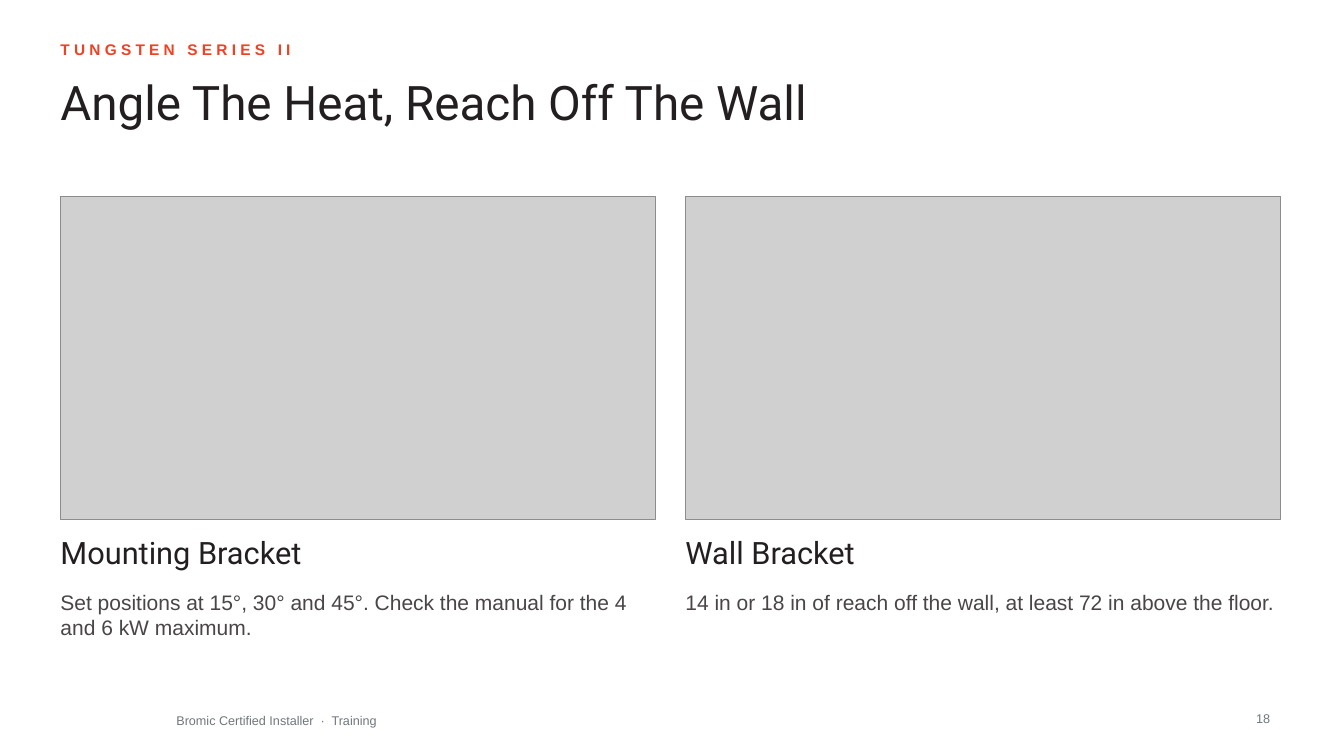
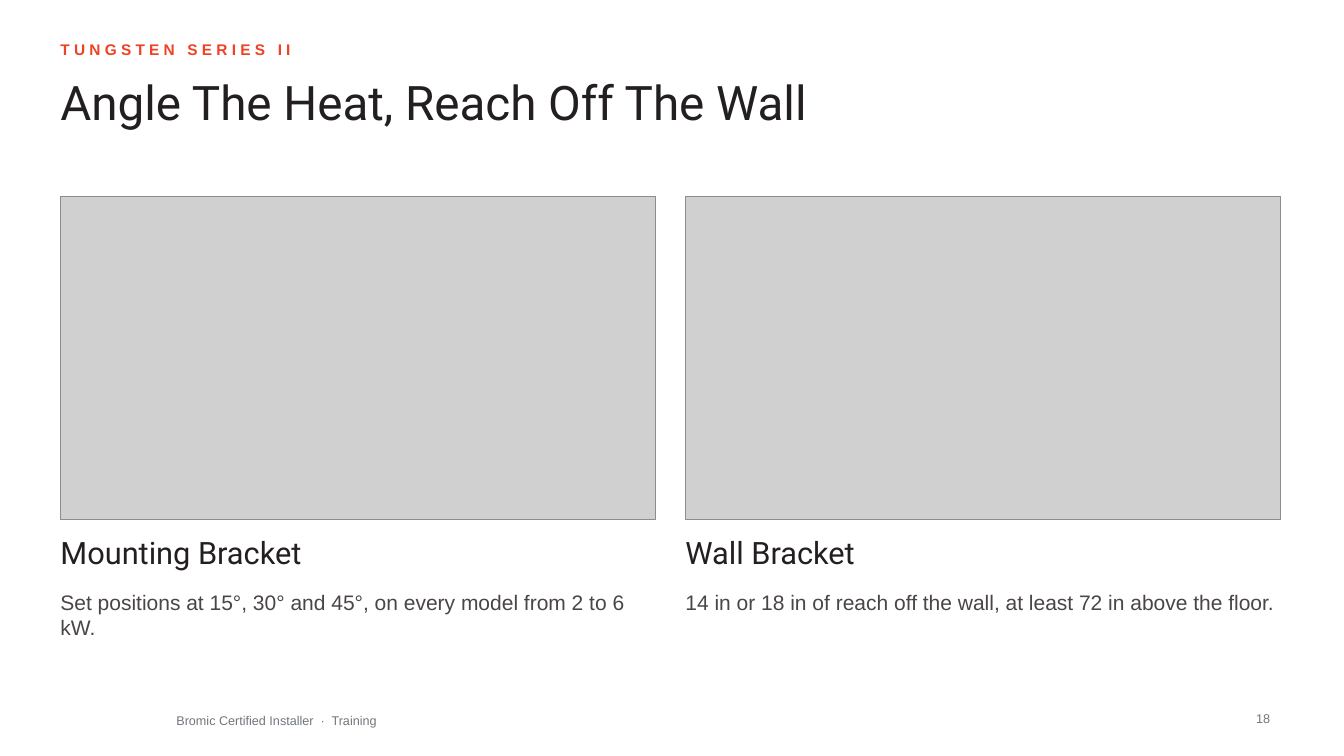
Before and after one commit to aayuvis/Bromic_Marketing, a slide deck: slide 18 of decks/training/out/Bromic-Certified-Installer-Training.pptx. Drawn at 1344x756 pixels with LibreOffice and Linux fonts; fonts in the diff are those of the drawing; grey boxes stand for pictures; background and template pictures are left out. Boxes give left, top, right and bottom in pixels: in the first picture for what was removed or moved away, otherwise in the second. Text is boxed around its words. In the diff, an @@ line names an element or a change of style, - is before the commit and + after.

```diff
--- a/decks/training/out/Bromic-Certified-Installer-Training.pptx
+++ b/decks/training/out/Bromic-Certified-Installer-Training.pptx
@@ text at [60, 594, 625, 635]: text changed @@
-Set positions at 15°, 30° and 45°. Check the manual for the 4 and 6 kW maximum.
+Set positions at 15°, 30° and 45°, on every model from 2 to 6 kW.
```
Also in this commit, not shown: 6 other files.
